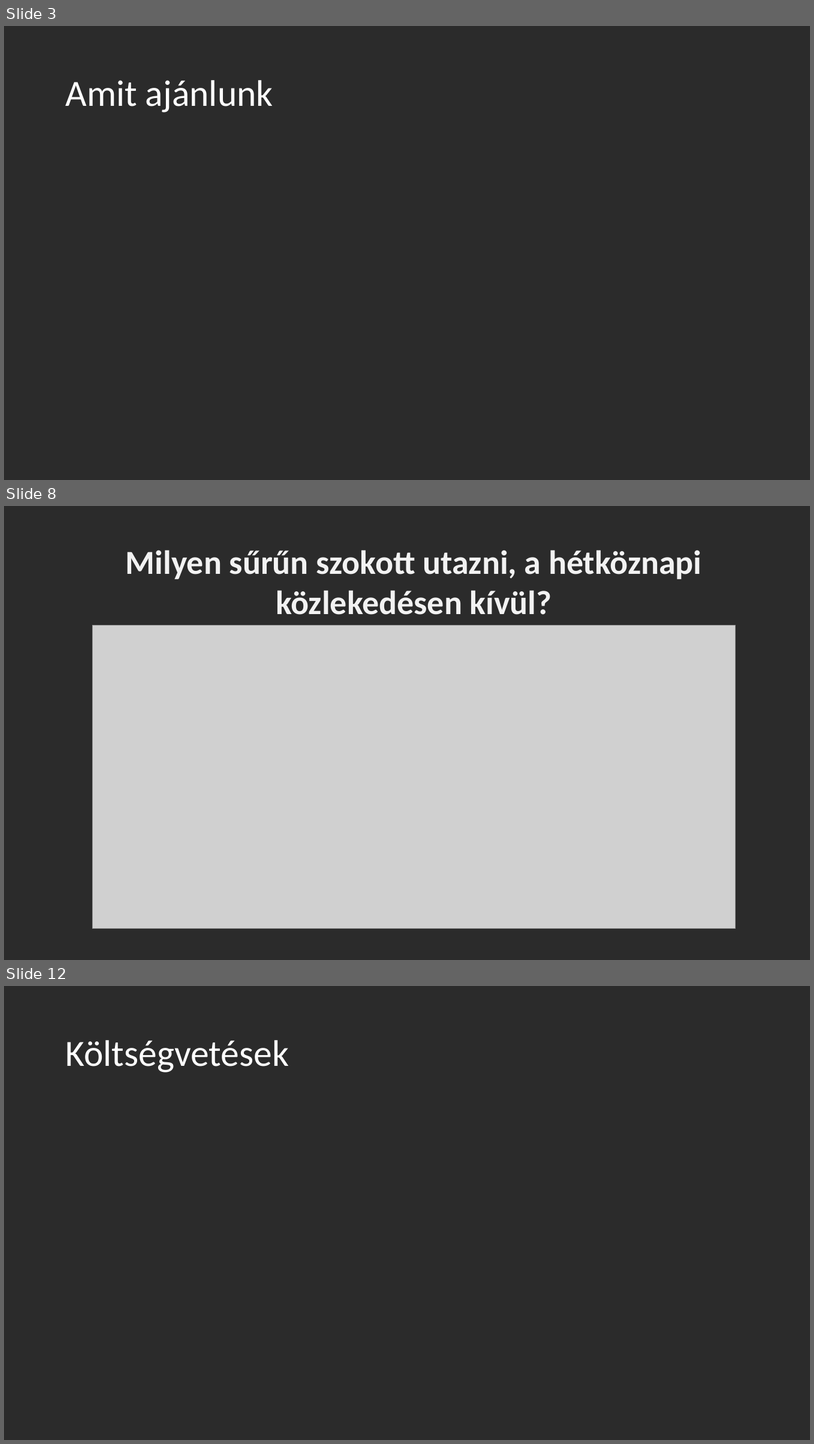
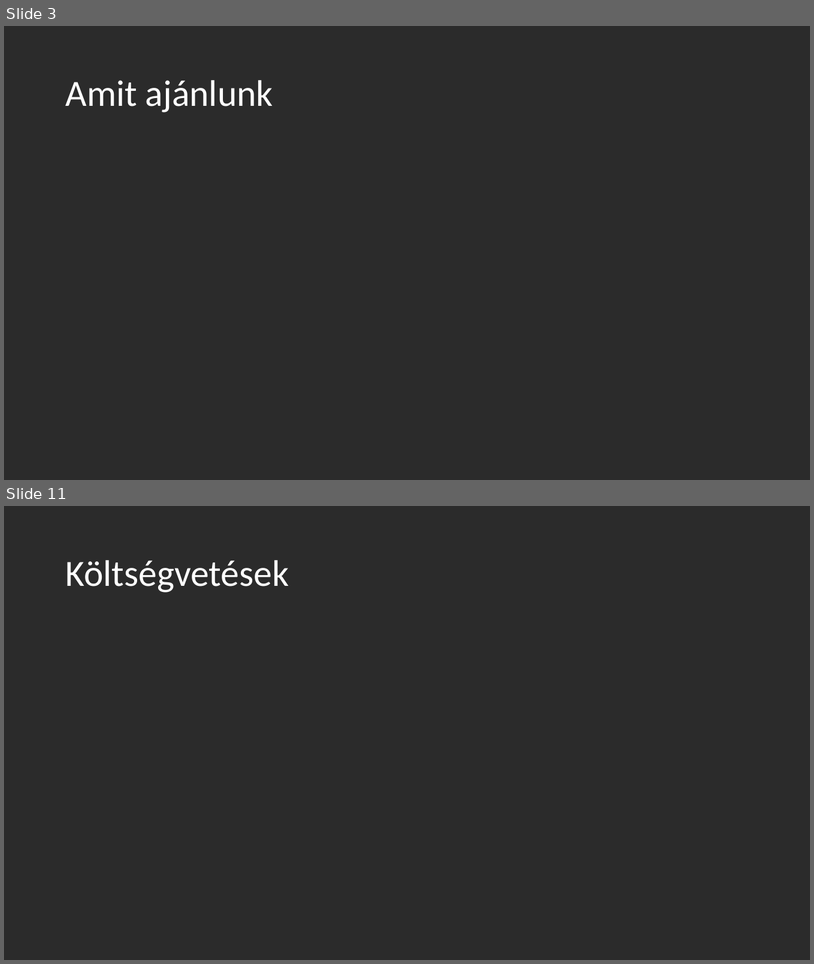
Before and after one commit to BEmma0/metetmatat-kft, a slide deck: netetmatat-ppt.pptx. Shown one above the other, each under a label of ours: slides 3, 8 and 12 before the commit, slides 3 and 11 after it; the slides between them are not shown. The pictures are 814x1444 and 814x964 pixels, drawn with LibreOffice and Linux fonts; fonts in the diff are those of the drawing; grey boxes stand for pictures; background and template pictures are left out; a plain dark background stands for a picture behind light text. Boxes give left, top, right and bottom in pixels: in the first picture for what was removed or moved away, otherwise in the second. Text is boxed around its words. In the diff, an @@ line names an element or a change of style, - is before the commit and + after.

```diff
--- a/netetmatat-ppt.pptx
+++ b/netetmatat-ppt.pptx
@@ slide 8 removed at <box>4,506,810,960</box>, background picture (left out) @@
@@ text removed at <box>126,550,702,615</box> @@
-Milyen sűrűn szokott utazni, a hétköznapi közlekedésen kívül?
@@ picture removed at <box>92,625,736,928</box> @@
@@ what was slide 12 is now slide 11 @@
```
Also in this commit, not shown: 5 slides changed, 3 slides added, 3 other slides removed.
